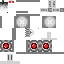
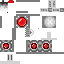
The second 64 × 64 image is a revision of the first. Changes to its layers:
painted on "Layer 5" over [8, 0, 48, 28]
showed "Layer 1" over [8, 0, 48, 28]
